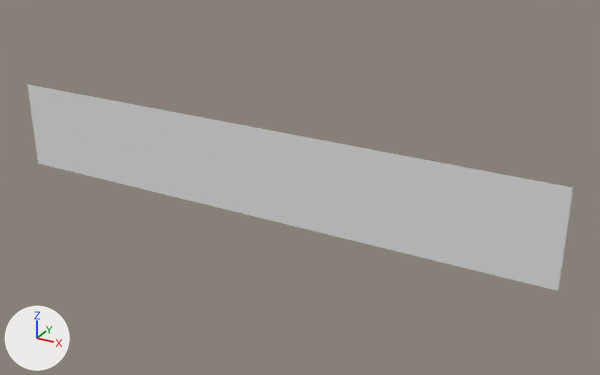
The FBX model Assets/Tools/Module 3/ruler.fbx as it was, and as the next commit left it.
Both versions are drawn from a 50 mm camera at (186.2, -170.4, 84.0) aimed at (89.9, 4.6, -3.5). Every picture has the same lights, and +X, +Y and +Z are marked at lower left.

Names of what the first picture shows: 'imagetostl_mesh0'.
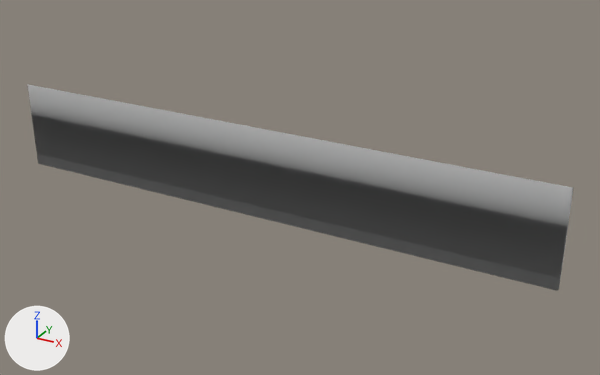
Edits to the bpy script that builds the scene:
```text
Change me_imagetostl_mesh0:
    used by ob_imagetostl_mesh0; location = (0.0, 0.0, 0.0)
    remove me_imagetostl_mesh0.from_pydata(...)  # 3227 vertices, 6403 faces; spans x 0.0..159.0, y 0.0..1.0, z -13.0..13.0
    add me_imagetostl_mesh0.from_pydata(...)  # 2677 vertices, 4832 faces; spans x 0.0..159.0, y 0.0..1.0, z -13.0..13.0
    me_imagetostl_mesh0 part 1: 5 vertices moved within x 78.0..125.0, y 1.0, z -5.0..5.0; 550 vertices removed from x 3.0..156.0, y 0.0..1.0, z -13.0..13.0
```

Boxes [x1, y1, x2, y2] around the edits, measured in the pictures (600 x 375 px):
part 1 of me_imagetostl_mesh0, cut back: before [27, 84, 573, 291]
